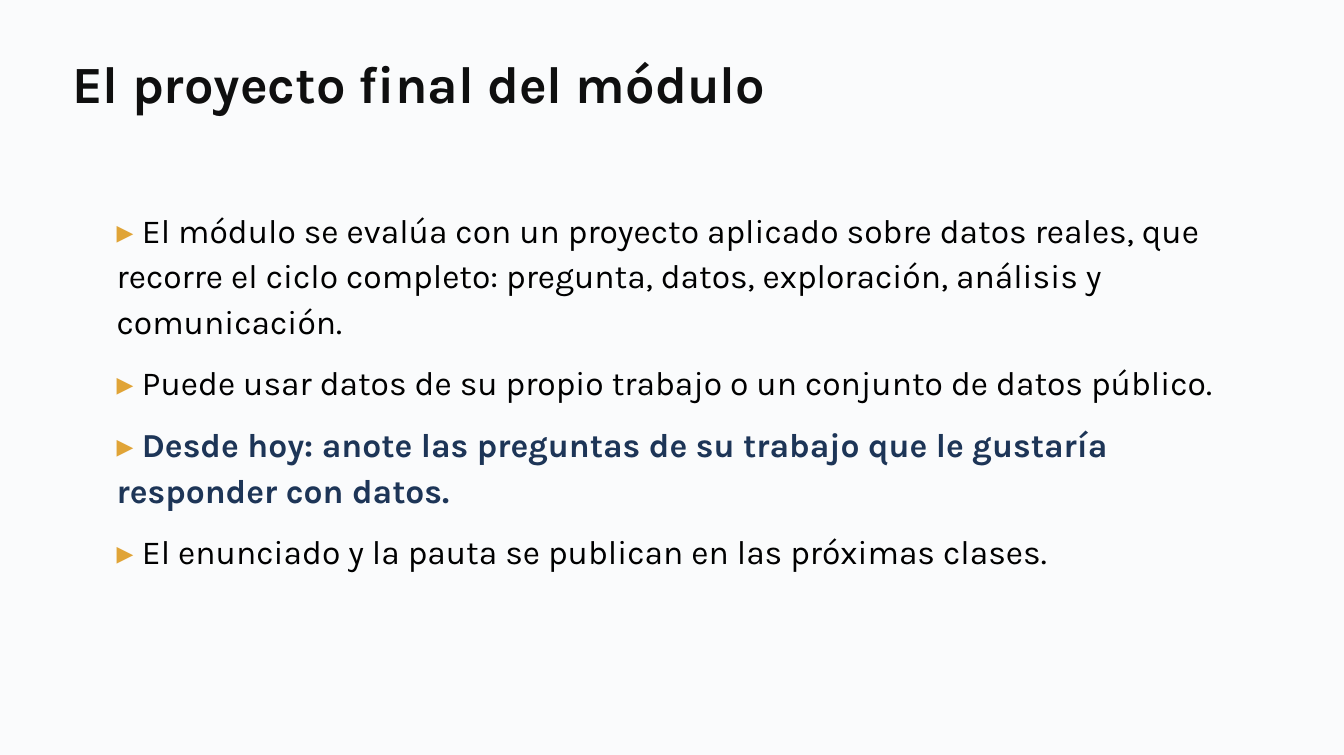
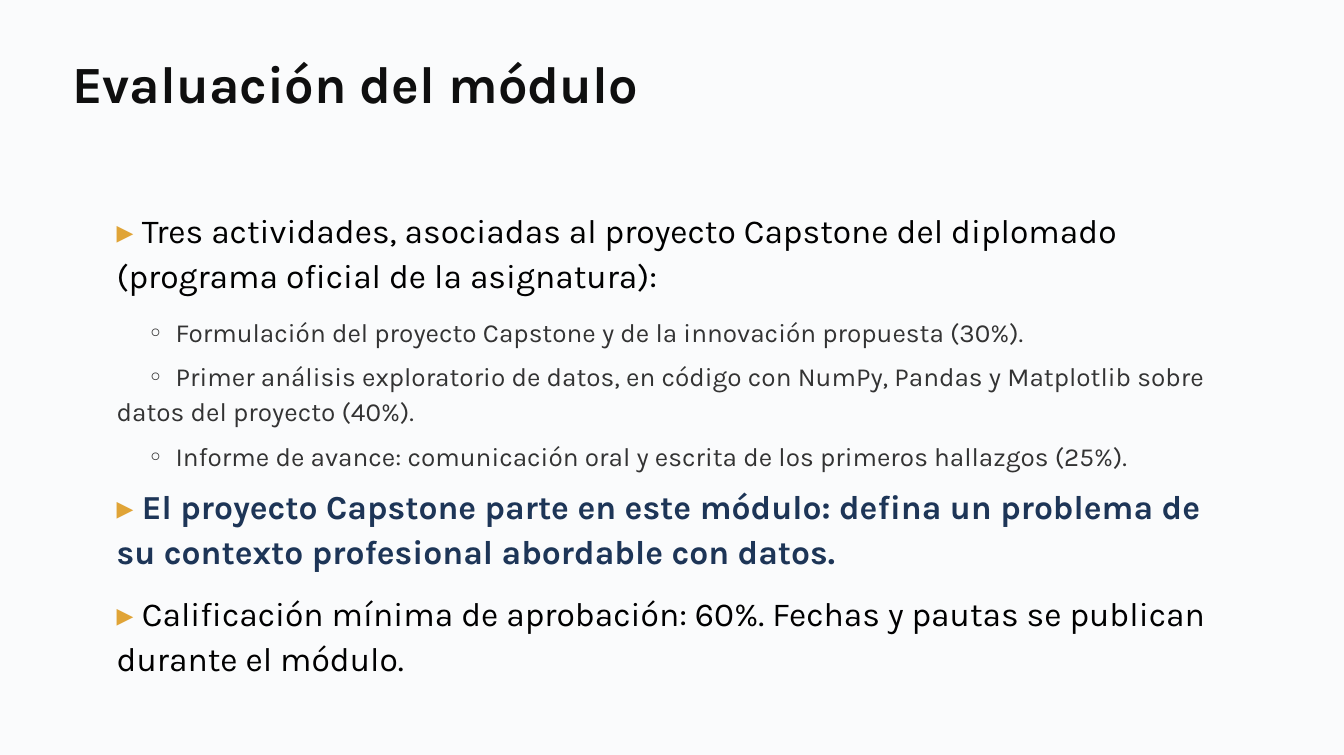
Before and after one commit to daniopitz/diplomado-cdd, a slide deck: slide 10 of presentaciones/clase01_fundamentos_ecosistema.pptx. Drawn at 1344x755 pixels with LibreOffice and Linux fonts; fonts in the diff are those of the drawing. Boxes give left, top, right and bottom in pixels: in the first picture for what was removed or moved away, otherwise in the second. Text is boxed around its words. In the diff, an @@ line names an element or a change of style, - is before the commit and + after.

```diff
--- a/presentaciones/clase01_fundamentos_ecosistema.pptx
+++ b/presentaciones/clase01_fundamentos_ecosistema.pptx
@@ text at <box>72,62,637,104</box>: text changed @@
-El proyecto final del módulo
+Evaluación del módulo
@@ text at <box>117,220,1205,672</box>: text changed; text colour #000000 to #333333 @@
-▸ El módulo se evalúa con un proyecto aplicado sobre datos reales, que recorre el ciclo completo: pregunta, datos, exploración, análisis y comunicación.
-▸ Puede usar datos de su propio trabajo o un conjunto de datos público.
-▸ Desde hoy: anote las preguntas de su trabajo que le gustaría responder con datos.
-▸ El enunciado y la pauta se publican en las próximas clases.
+▸ Tres actividades, asociadas al proyecto Capstone del diplomado (programa oficial de la asignatura):
+◦ Formulación del proyecto Capstone y de la innovación propuesta (30%).
+◦ Primer análisis exploratorio de datos, en código con NumPy, Pandas y Matplotlib sobre datos del proyecto (40%).
+◦ Informe de avance: comunicación oral y escrita de los primeros hallazgos (25%).
+▸ El proyecto Capstone parte en este módulo: defina un problema de su contexto profesional abordable con datos.
+▸ Calificación mínima de aprobación: 60%. Fechas y pautas se publican durante el módulo.
```
Also in this commit, not shown: 3 other files.
